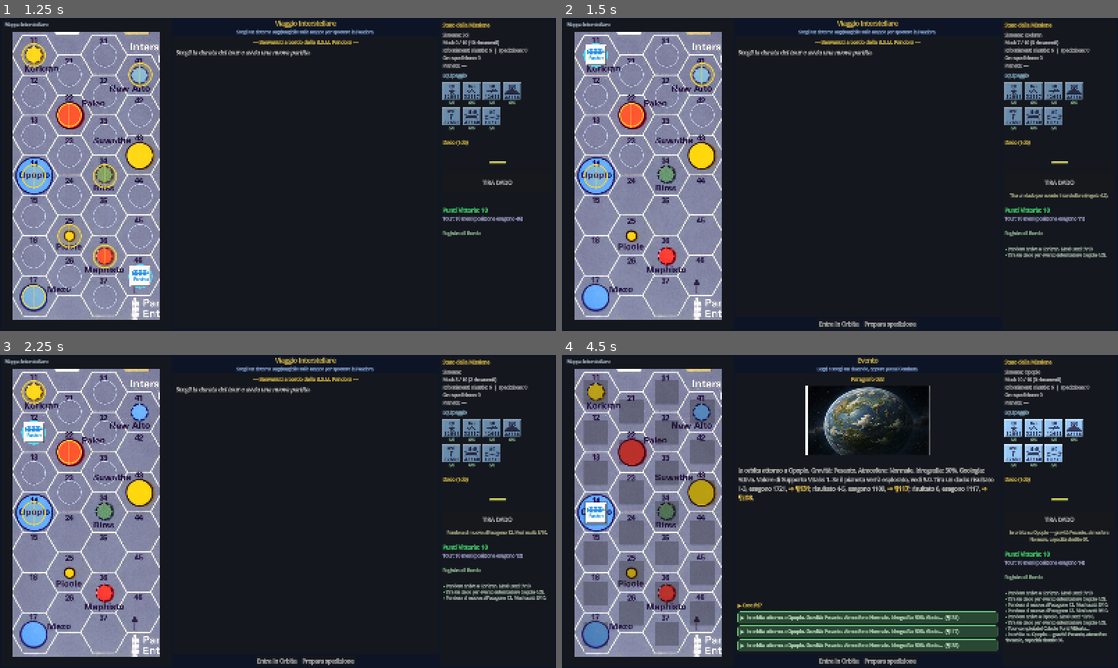
Above: before the commit, frames 1-4 (two rows, left to right).
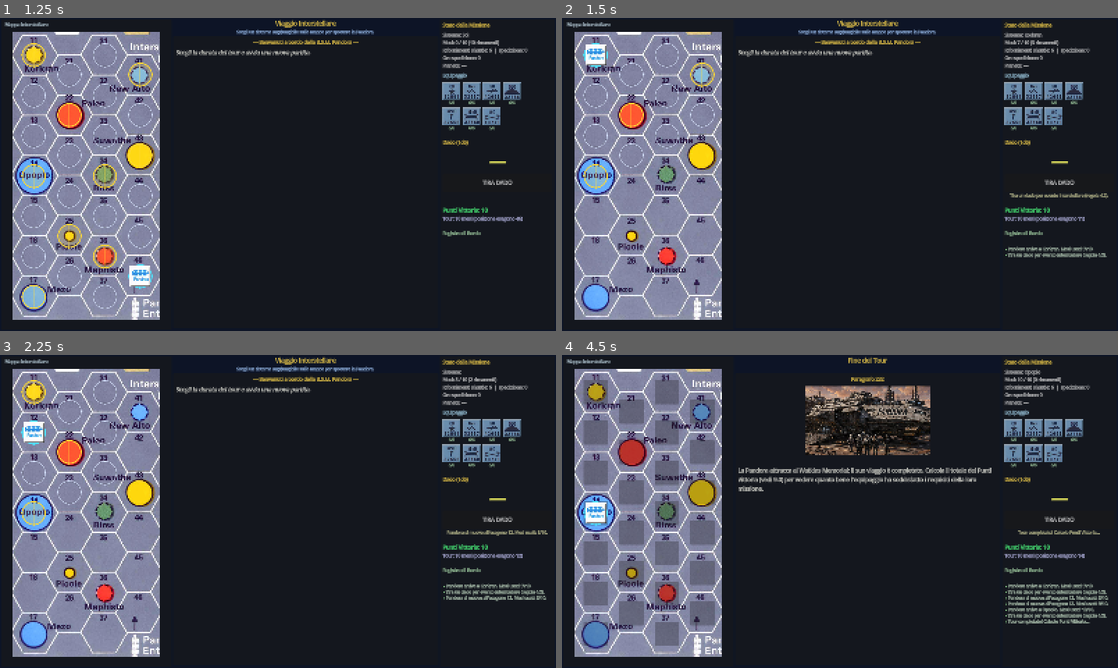
Above: after the commit, the same moments.

Repository: Tannoiser2/voyage-of-BSM-Pandora
Game: Godot game, scene res://scenes/Main.tscn
The game is run twice, just before and just after one commit, with the same random seed, the same clock (stepped at 60 frames per second) and the same inputs.
Inputs (mouse positions are in pixels of both pictures, inside the frame that each line leads up to):
- Up to frame 1 (1.25 s): click "10 Mesi" at 0.5 s
- Up to frame 2 (1.5 s): click (595, 55) at 1.25 s
- Up to frame 3 (2.25 s): click (33, 433) at 2 s
- Up to frame 4 (4.5 s): click (595, 473) at 2.75 s; click (595, 514) at 3.5 s; click (840, 661) at 4.25 s, where only the run before the commit has a clickable "Entra in Orbita"

Frame 1 is identical in both runs. In frame 2, 0.2% of the frame differs, in the area x 46-64%, y 96-100%; in frame 3, 0.2%; in frame 4, 16%, in the area x 3-99%, y 0-100%.

Commit message:
Sequenza di gioco e allineamento environ (parte 6)
Sequenza resa chiara e fedele al regolamento (4.0/5.0):
- arrivo a un sistema -> evento -> ingresso in orbita AUTOMATICO col paragrafo
  che descrive il pianeta (Tabella Pianeti)
- in orbita due scelte nette: «Esplora il pianeta» (prepara squadra e
  rifornimenti) oppure «Riparti senza esplorare»
- preparazione -> «Lancia lo shuttle» (tiro d'atterraggio, 5.4) -> paragrafo
  di atterraggio -> «Esplora l'esagono di atterraggio» -> movimento
- rimossi i pulsanti ridondanti; banner e suggerimento contestuali aggiornati
- in orbita i rimandi del paragrafo-pianeta (opzioni d'atterraggio) non sono
  scelte libere: l'atterraggio si determina col tiro

Corretto il disallineamento della mappa environ: la TextureRect veniva
disegnata a dimensione nativa (la .size impostata era ignorata), mentre i
bottoni erano in scala 0.62. Impostato expand_mode = IGNORE_SIZE: ora mappa,
esagoni e marker combaciano.

Tutto verificato a runtime (Godot 4.4.1): sequenza completa orbita->sbarco->
esplorazione, 'riparti', e marker allineato all'esagono.

Diff:
--- a/godot/scripts/GameScreen.gd
+++ b/godot/scripts/GameScreen.gd
@@ -115,6 +115,9 @@
 	env_map.name = "EnvMap"
 	env_map.position = Vector2.ZERO
 	env_map.stretch_mode = TextureRect.STRETCH_SCALE
+	# IGNORE_SIZE: la TextureRect rispetta la .size impostata (scala) invece di
+	# usare la dimensione nativa della texture — così mappa e bottoni combaciano.
+	env_map.expand_mode = TextureRect.EXPAND_IGNORE_SIZE
 	env_canvas.add_child(env_map)
 
 	var env_title := Label.new()
@@ -209,19 +212,19 @@
 	actions_hbox.add_theme_constant_override("separation", 8)
 	center_vbox.add_child(actions_hbox)
 
-	var btn_orbit := Button.new()
-	btn_orbit.name = "BtnOrbit"
-	btn_orbit.text = "Entra in Orbita"
-	btn_orbit.visible = false
-	btn_orbit.pressed.connect(_on_enter_orbit)
-	actions_hbox.add_child(btn_orbit)
-
 	var btn_land := Button.new()
 	btn_land.name = "BtnLand"
-	btn_land.text = "Prepara spedizione"
+	btn_land.text = "🛬 Esplora il pianeta"
 	btn_land.visible = false
 	btn_land.pressed.connect(_on_land)
 	actions_hbox.add_child(btn_land)
+
+	var btn_orbit := Button.new()
+	btn_orbit.name = "BtnOrbit"
+	btn_orbit.text = "➡ Riparti (non esplorare)"
+	btn_orbit.visible = false
+	btn_orbit.pressed.connect(_on_leave_orbit)
+	actions_hbox.add_child(btn_orbit)
 
 	var btn_continue := Button.new()
 	btn_continue.name = "BtnContinue"
@@ -660,15 +663,20 @@
 
 	var in_combat := not GameState.current_creature.is_empty()
 	var on_surface := GameState.expedition_pos > 0
-
-	if btn_orbit: btn_orbit.visible = (phase == "orbit")
-	if btn_land: btn_land.visible = (phase == "orbit")
-	if btn_return: btn_return.visible = (phase == "expedition" or phase == "paragraph") and not in_combat
+	var orbit_decision := GameState.is_orbit_decision() and not in_combat
+
+	# In orbita: scelta netta esplora/riparti
+	if btn_land: btn_land.visible = orbit_decision      # "Esplora il pianeta"
+	if btn_orbit: btn_orbit.visible = orbit_decision    # "Riparti (non esplorare)"
+	# "Torna alla Pandora" solo se sbarcati
+	if btn_return: btn_return.visible = on_surface and not in_combat
 	# "Esplora" appare quando l'esagono occupato non è ancora stato esplorato (es. atterraggio)
 	var here_explored: bool = GameState.environ_grid.get(GameState.expedition_pos, {}).get("explored", true)
 	var here_unexplored: bool = on_surface and not here_explored
 	if btn_explore: btn_explore.visible = (phase == "expedition") and not in_combat and here_unexplored
-	if btn_continue: btn_continue.visible = (phase == "paragraph") and not in_combat
+	# "Continua" solo per i paragrafi senza scelte e fuori dalla decisione in orbita
+	var has_choices: bool = choices_box != null and choices_box.get_child_count() > 0
+	if btn_continue: btn_continue.visible = (phase == "paragraph") and not in_combat and not orbit_decision and not has_choices
 	if btn_kill: btn_kill.visible = in_combat
 	if btn_capture: btn_capture.visible = in_combat
 	if btn_flee: btn_flee.visible = in_combat
@@ -722,12 +730,12 @@
 		var hint := ""
 		if not s.current_creature.is_empty():
 			hint = "Incontro in corso: scegli Uccidi, Cattura o Fuggi."
+		elif s.is_orbit_decision():
+			hint = "Esamina il pianeta, poi decidi: «Esplora il pianeta» (prepara la squadra) o «Riparti»."
 		elif phase == "interstellar":
 			hint = "Scegli un sistema raggiungibile sulla mappa per spostare la Pandora."
-		elif phase == "orbit":
-			hint = "Esamina il pianeta, poi prepara la spedizione."
-		elif phase == "expedition":
-			hint = "Muoviti sulla mappa o esplora l'esagono; segui i paragrafi."
+		elif s.expedition_pos > 0 and phase != "paragraph":
+			hint = "Muoviti su un esagono adiacente oppure esplora l'esagono attuale."
 		elif phase == "paragraph":
 			hint = "Leggi e scegli un rimando, oppure premi Continua."
 		lbl_hint.text = hint
@@ -779,19 +787,14 @@
 func _on_hex_clicked(hex_id: int) -> void:
 	if GameState.current_phase != GameState.Phase.INTERSTELLAR:
 		return
-	var sys_name := GameData.get_planet_for_hex(hex_id)
-	var dist := GameData.get_hex_distance(GameState.pandora_hex, hex_id)
-
 	if not GameState.can_move_to(hex_id):
+		var dist := GameData.get_hex_distance(GameState.pandora_hex, hex_id)
 		_post_message("Troppo lontano! Distanza: %d mesi, disponibili: %d" % [dist, GameState.months_remaining()])
 		return
 
-	# Confirm and move
+	# Muove la Pandora; all'arrivo su un sistema parte il tiro evento (4.2),
+	# poi l'ingresso in orbita col paragrafo del pianeta è automatico.
 	GameState.move_pandora_to(hex_id)
-
-	if sys_name != "" and sys_name != "Sol":
-		_update_action_buttons("orbit")
-
 	_update_display()
 
 # --- Pannello di preparazione della spedizione (regola 5.0) ------------------
@@ -1041,20 +1044,12 @@
 	_set_dice_result(die)
 	GameState.launch_expedition(die)
 
-func _on_enter_orbit() -> void:
-	GameState.set_phase(GameState.Phase.ORBIT)
-	GameState.setup_orbit_planet()
-	var sys := GameState.current_system
-	var para_key := str(GameState.tour_length)
-	var sys_data := GameData.get_star_system_data(sys)
-	var planet_para_str: String = sys_data.get("planet_para", {}).get(para_key, "")
-	if planet_para_str != "":
-		var para_num := planet_para_str.to_int()
-		GameState.show_paragraph(para_num)
-		_update_action_buttons("orbit")
+func _on_leave_orbit() -> void:
+	GameState.leave_orbit()
 
 func _on_land() -> void:
-	if GameState.current_phase != GameState.Phase.ORBIT:
+	# "Esplora il pianeta": apre la preparazione della spedizione (5.0)
+	if not GameState.is_orbit_decision():
 		return
 	_open_prep_panel()
 
@@ -1064,8 +1059,9 @@
 	if GameState.expedition_pos > 0:
 		GameState.set_phase(GameState.Phase.EXPEDITION)
 		_show_expedition_panel()
-	elif GameState.current_system != "" and GameState.current_system != "Sol":
-		GameState.set_phase(GameState.Phase.ORBIT)
+	elif GameState.current_system != "" and GameState.current_system != "Sol" and GameState.current_planet == "":
+		# Dopo un evento interstellare: entra in orbita e mostra il pianeta (decisione)
+		GameState.enter_orbit()
 	else:
 		GameState.set_phase(GameState.Phase.INTERSTELLAR)
 
@@ -1214,11 +1210,17 @@
 			var img_path := GameData.get_event_image_path(para_num)
 			if not img_path.is_empty():
 				bb += "[center][img=360]" + img_path + "[/img][/center]\n\n"
-		bb += "[p]" + _linkify(text) + "[/p]"
+		# In orbita i rimandi del paragrafo (opzioni d'atterraggio) non sono cliccabili:
+		# l'atterraggio si determina col tiro alla preparazione (5.4).
+		if GameState.is_orbit_decision():
+			bb += "[p]" + text + "[/p]"
+		else:
+			bb += "[p]" + _linkify(text) + "[/p]"
 		para_display.bbcode_text = bb
 
-	# Durante un incontro i comandi di combattimento sostituiscono le scelte testuali
-	if is_creature_here:
+	# Durante un incontro i comandi di combattimento sostituiscono le scelte; in orbita
+	# la decisione è esplora/riparti (l'atterraggio si determina col tiro, 5.4).
+	if is_creature_here or GameState.is_orbit_decision():
 		_clear_choices()
 	else:
 		_build_choices(para_num)
--- a/godot/scripts/GameState.gd
+++ b/godot/scripts/GameState.gd
@@ -180,10 +180,34 @@
 	else:
 		add_log("Nessun evento interstellare (dado: %d)." % die)
 		if current_system != "" and current_system != "Sol":
-			set_phase(Phase.ORBIT)
+			enter_orbit()
+
+# Ingresso in orbita: prepara gli attributi del pianeta e mostra il paragrafo
+# che lo descrive (Tabella Pianeti, 5.0). Il giocatore decide se esplorare.
+func enter_orbit() -> void:
+	set_phase(Phase.ORBIT)
+	setup_orbit_planet()
+	var para := GameData.get_planet_paragraph(current_system, tour_length)
+	if para > 0:
+		show_paragraph(para)
+
+# Il giocatore sceglie di non esplorare: la Pandora lascia l'orbita (5.0).
+func leave_orbit() -> void:
+	add_log("La Pandora lascia l'orbita di %s senza esplorare." % current_system)
+	set_phase(Phase.INTERSTELLAR)
+
+# Vero quando il giocatore è in orbita e deve ancora decidere se esplorare.
+func is_orbit_decision() -> bool:
+	if expedition_pos != 0 or current_planet != "":
+		return false
+	if current_system == "" or current_system == "Sol":
+		return false
+	return current_phase == Phase.ORBIT or current_phase == Phase.PARAGRAPH
 
 func land_on_planet(die_result: int) -> void:
-	if current_phase != Phase.ORBIT:
+	# Si sbarca solo dalla decisione in orbita (la fase può essere ORBIT o il
+	# paragrafo del pianeta), e mai due volte.
+	if current_planet != "" or expedition_pos != 0:
 		return
 	var sys := GameData.get_star_system_data(current_system)
 	var para_key := str(tour_length)
